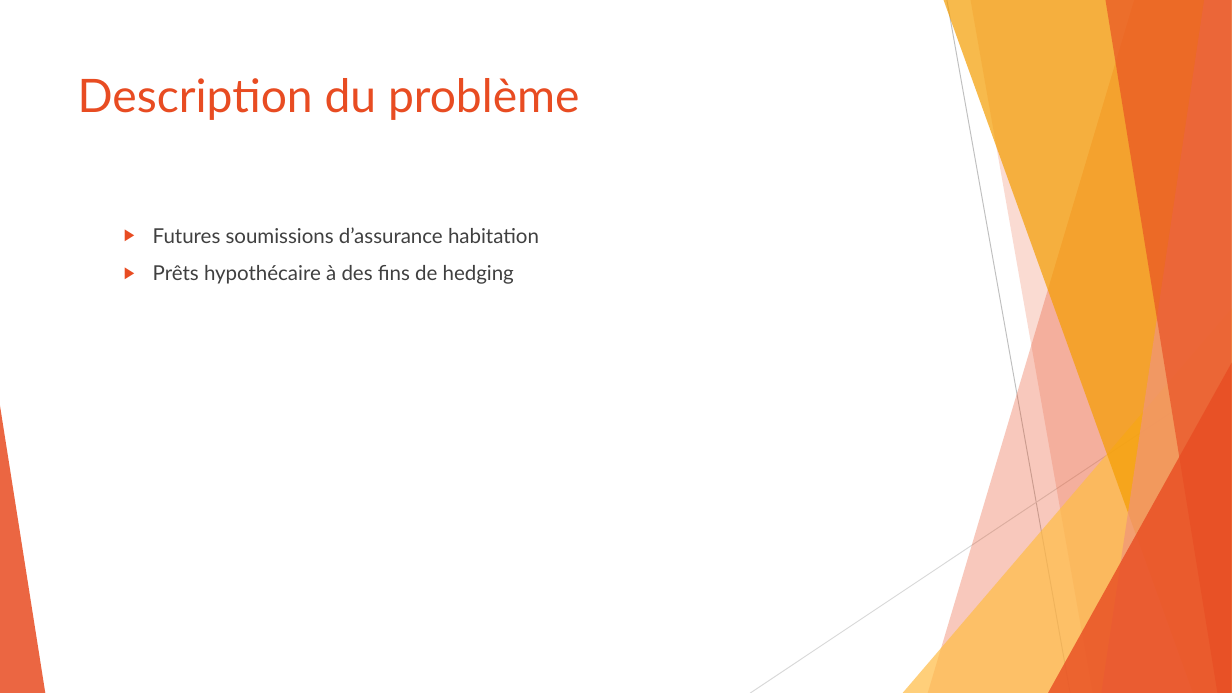
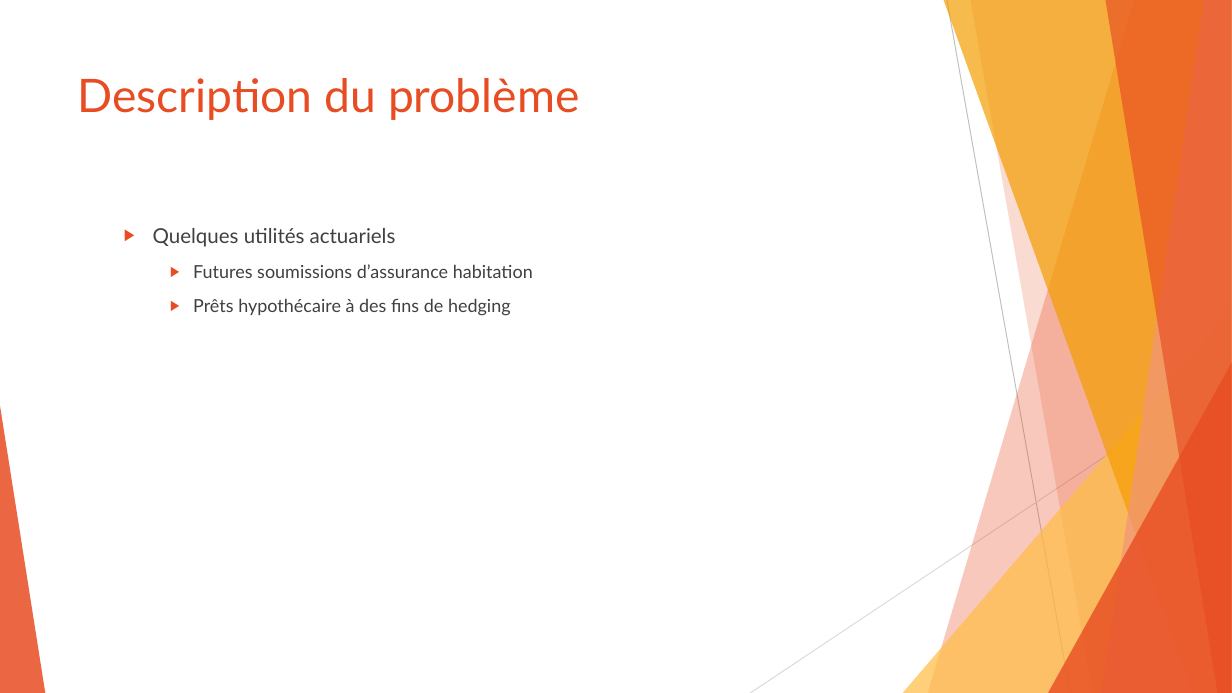
Before and after one commit to SamuelProvencher/TP-Apprentissage, a slide deck: slide 4 of PP.pptx. Drawn at 1232x693 pixels with LibreOffice and Linux fonts; fonts in the diff are those of the drawing. Boxes give left, top, right and bottom in pixels: in the first picture for what was removed or moved away, otherwise in the second. Text is boxed around its words. In the diff, an @@ line names an element or a change of style, - is before the commit and + after.

```diff
--- a/PP.pptx
+++ b/PP.pptx
@@ text at box(153, 228, 396, 247): paragraph added @@
+  ▶ Quelques utilités actuariels
@@ text at box(193, 264, 533, 316): size 16 to 14 pt in "Futures soumissions d’assurance habitation", "Prêts hypothécaire à des fins de hedging"; list level 2 to 3 in "Futures soumissions d’assurance habitation"; list level 2 to 3 in "Prêts hypothécaire à des fins ..." @@
```
Also in this commit, not shown: 5 other slides changed, 3 slides added, 1 slide removed, 3 other files.
